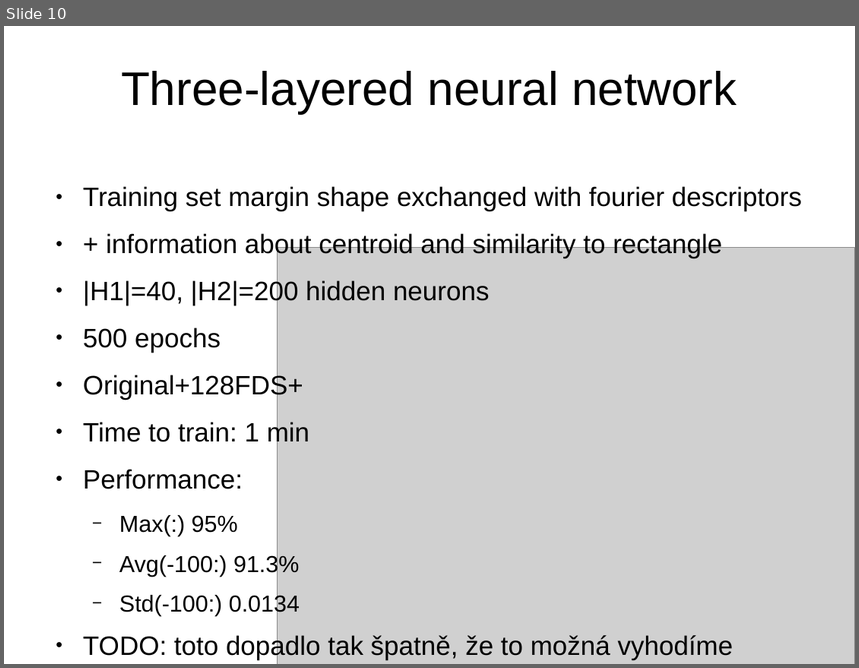
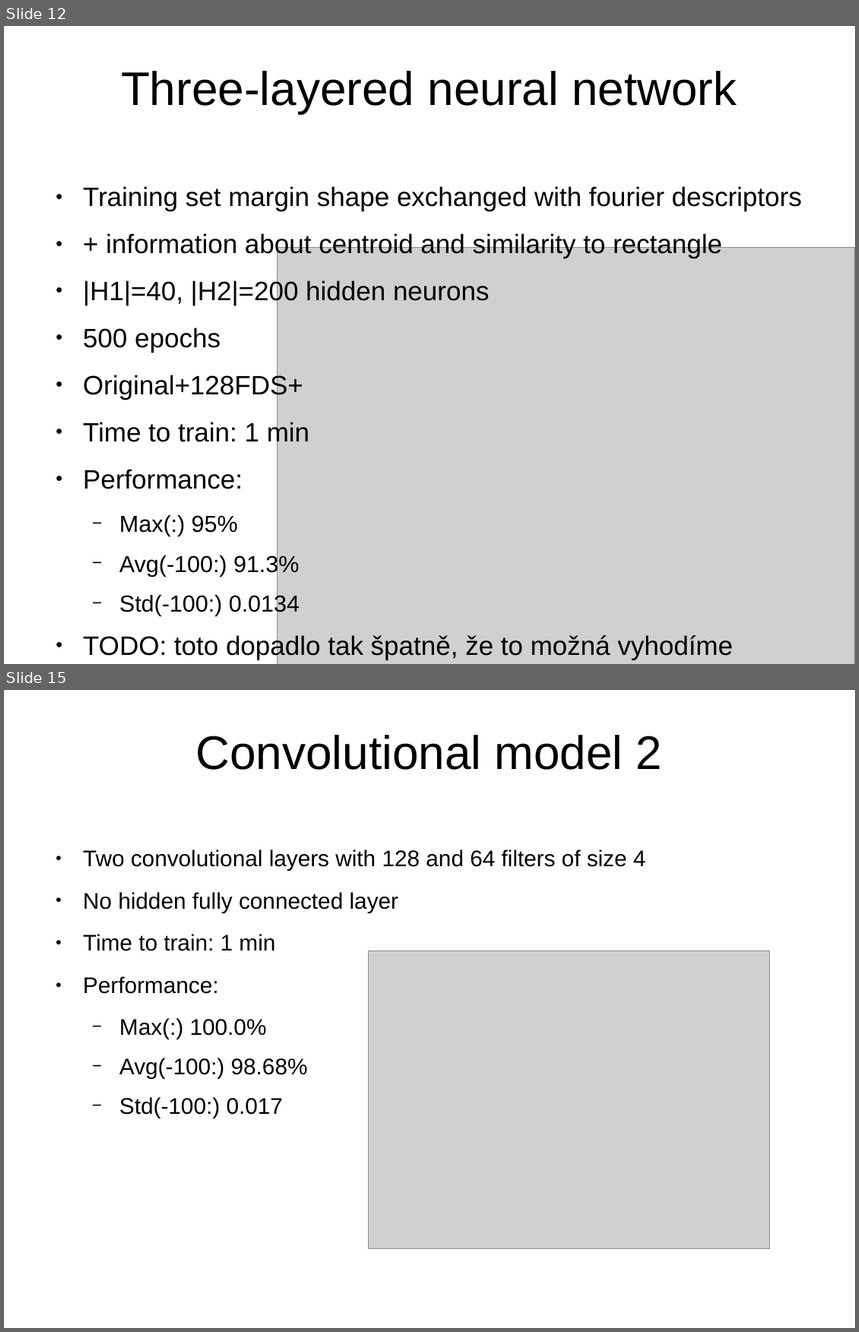
Before and after one commit to kappalabs/NNLeafClassifierProject, a slide deck: slideshow/slides.odp. Shown one above the other, each under a label of ours: slide 10 before the commit, slides 12 and 15 after it; the slides between them are not shown. The pictures are 859x668 and 859x1332 pixels, drawn with LibreOffice and Linux fonts; fonts in the diff are those of the drawing; grey boxes stand for pictures; background and template pictures are left out. Boxes give left, top, right and bottom in pixels: in the first picture for what was removed or moved away, otherwise in the second. Text is boxed around its words. In the diff, an @@ line names an element or a change of style, - is before the commit and + after.

Commit message:
adding conv-nets, some images and official evaluation

```diff
--- a/slideshow/slides.odp
+++ b/slideshow/slides.odp
@@ slide 15 added at [4,690,855,1328], background picture (left out) @@
@@ title added at [196,735,663,770], 44 pt, text #000000 @@
+Convolutional model 2
@@ text added at [83,850,646,1118], 21.1 pt, text #000000 @@
+● Two convolutional layers with 128 and 64 filters of size 4
+● No hidden fully connected layer
+● Time to train: 1 min
+● Performance:
+  − Max(:) 100.0%
+  − Avg(-100:) 98.68%
+  − Std(-100:) 0.017
@@ picture added at [369,952,770,1249] @@
@@ what was slide 10 is now slide 12 @@
```
Also in this commit, not shown: 2 slides changed, 5 other slides added, 1 slide removed.
